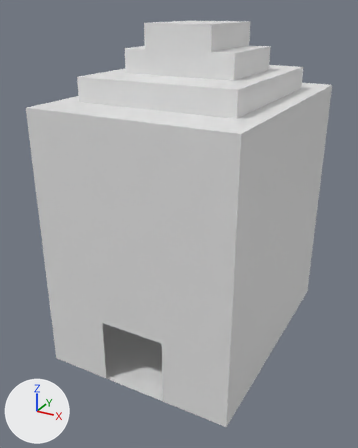
One commit to the FBX model Assets/Models/FPS/Cylinder_hall/SpawnRoom/SpawnRoom.fbx: the scene before it, then after it.
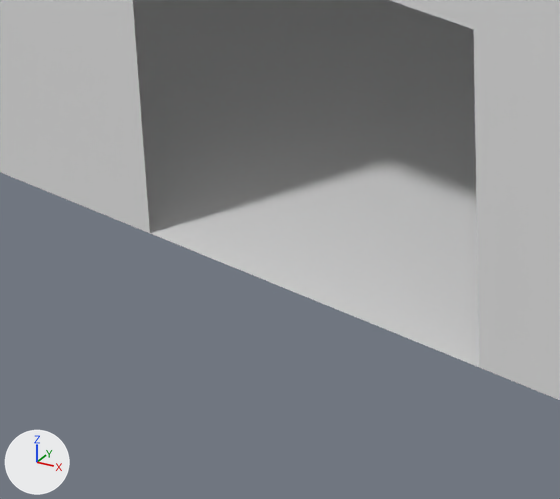
There are two pictures of each version: one whole from a camera (50 mm lens) standing at (20.9, -65.5, 39.3) and looking at (-0.4, -26.8, 20.0), one close up on the part from 23% to 49% of the width and 76% to 95% of the height. Lighting does not change. The marker at lower left points along +X, +Y and +Z. Where no turn or scale is listed for an object, it has been applied to the vertices.

Objects in the first close-up: 'SpawnRoom'.
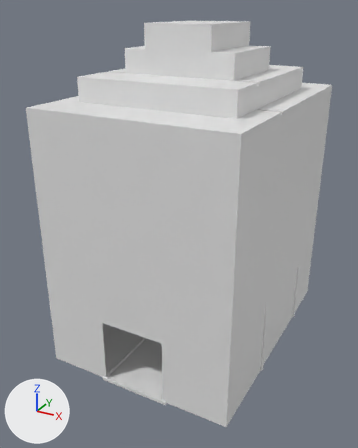
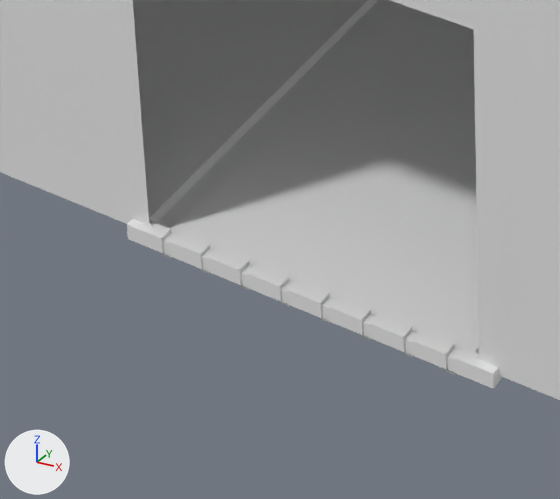
What differs and where, as boxes [x1, y1, x2, y2] in the close-ups (560 x 499 px; the box of a moved part takes in the faces that stretch with it):
part 1 of me_cube_061, added
    after: [127, 219, 502, 389]
part 2 of me_cube_061, moved or reshaped
    both: [124, 0, 504, 377]

Patch to the scene script:
```diff
--- a/Assets/Models/FPS/Cylinder_hall/SpawnRoom/SpawnRoom.fbx.py
+++ b/Assets/Models/FPS/Cylinder_hall/SpawnRoom/SpawnRoom.fbx.py
@@ me_cube_061 @@
 # used by ob_spawnroom; location = (0.6, -25.0, 8.07)
-me_cube_061.from_pydata(...)  # 825 vertices, 732 faces; spans x -9.0..9.0, y -12.0..12.0, z -0.1..30.0
+me_cube_061.from_pydata(...)  # 1174 vertices, 1073 faces; spans x -9.2..9.2, y -12.1..12.6, z -0.3..30.0
+# me_cube_061 part 1: a new loose piece of 136 vertices spanning x -3.3..3.3, y -12.1..-11.9, z -0.3..0.1
+# me_cube_061 part 2: 34 vertices moved from x -8.0..8.0, y -12.0..6.0, z -0.1..4.5 to x -7.0..7.0, y -12.0..6.2, z -0.3..1.0; 219 vertices removed from x -9.0..9.0, y -12.0..12.0, z -0.1..26.0; 368 vertices added at x -9.2..9.2, y -12.0..12.0, z -0.3..30.0
```
